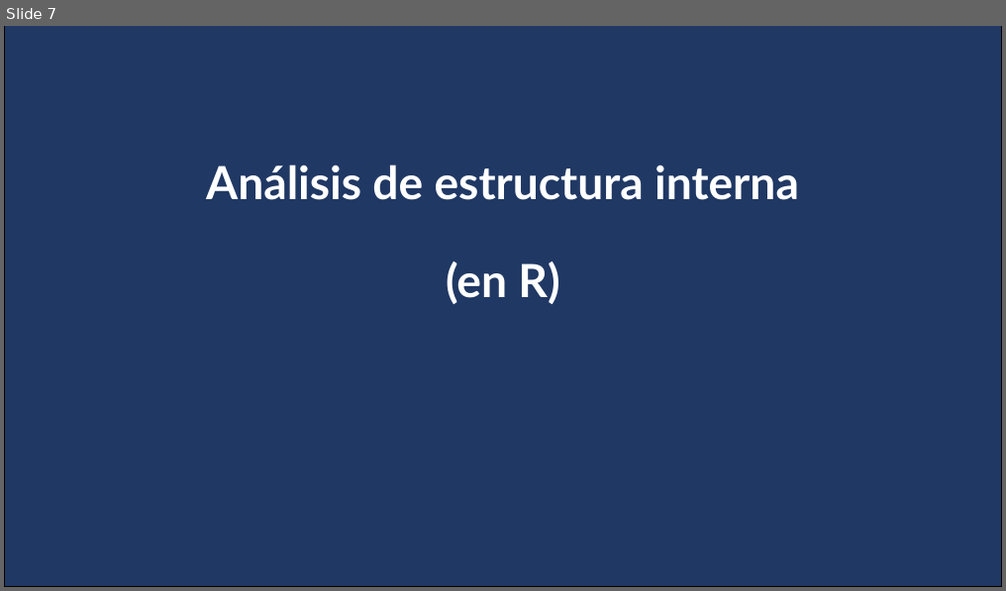
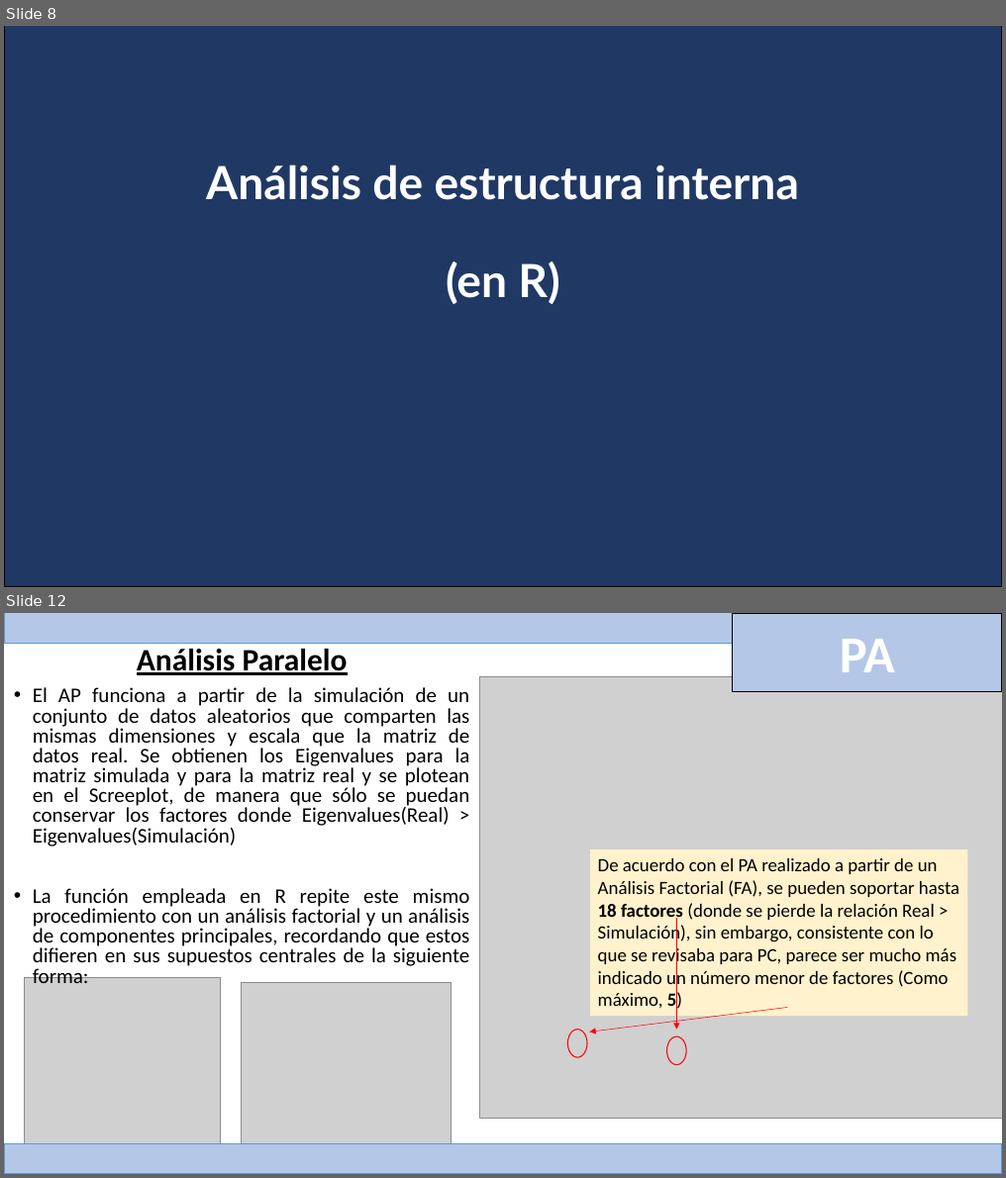
Before and after one commit to Adrifelcha/afchavez-019, a slide deck: RIMEDIE/Mat09_2015/Assessing the Model/Reporte_Resumen_Indices_TCT_AFC_AFE_MAT09.pptx. Shown one above the other, each under a label of ours: slide 7 before the commit, slides 8 and 12 after it; the slides between them are not shown. The pictures are 1006x591 and 1006x1178 pixels, drawn with LibreOffice and Linux fonts; fonts in the diff are those of the drawing; grey boxes stand for pictures. Boxes give left, top, right and bottom in pixels: in the first picture for what was removed or moved away, otherwise in the second. Text is boxed around its words. In the diff, an @@ line names an element or a change of style, - is before the commit and + after.

```diff
--- a/RIMEDIE/Mat09_2015/Assessing the Model/Reporte_Resumen_Indices_TCT_AFC_AFE_MAT09.pptx
+++ b/RIMEDIE/Mat09_2015/Assessing the Model/Reporte_Resumen_Indices_TCT_AFC_AFE_MAT09.pptx
@@ slide 12 added at [4, 613, 1002, 1174], background #FFFFFF @@
@@ rectangle added at [4, 613, 1002, 643], fill #B4C7E7, outline #5B9BD5 1 pt @@
@@ rectangle added at [733, 613, 1002, 691], fill #B4C7E7, outline #000000 1 pt, 50 pt, text #FFFFFF, bold @@
+PA
@@ text added at [33, 649, 470, 983], 20 pt, text #000000 @@
+Análisis Paralelo
+• El AP funciona a partir de la simulación de un conjunto de datos aleatorios que comparten las mismas dimensiones y escala que la matriz de datos real. Se obtienen los Eigenvalues para la matriz simulada y para la matriz real y se plotean en el Screeplot, de manera que sólo se puedan conservar los factores donde Eigenvalues(Real) > Eigenvalues(Simulación)
+• La función empleada en R repite este mismo procedimiento con un análisis factorial y un análisis de componentes principales, recordando que estos difieren en sus supuestos centrales de la siguiente forma:
@@ picture added at [480, 676, 1002, 1119] @@
@@ rectangle added at [590, 850, 967, 1016], fill #FFF2CC, 18 pt, text #000000 @@
+De acuerdo con el PA realizado a partir de un Análisis Factorial (FA), se pueden soportar hasta 18 factores (donde se pierde la relación Real > Simulación), sin embargo, consistente con lo que se revisaba para PC, parece ser mucho más indicado un número menor de factores (Como máximo, 5)
@@ arrow added from (677, 918) to (677, 1029), #FF0000 0.5 pt @@
@@ picture added at [24, 977, 221, 1151] @@
@@ picture added at [242, 983, 451, 1149] @@
@@ arrow added from (788, 1008) to (589, 1032), #FF0000 0.5 pt @@
@@ ellipse added at [567, 1029, 587, 1058], outline #FF0000 1 pt @@
@@ ellipse added at [667, 1037, 687, 1065], outline #FF0000 1 pt @@
@@ rectangle added at [4, 1145, 1002, 1174], fill #B4C7E7, outline #5B9BD5 1 pt @@
@@ what was slide 7 is now slide 8 @@
```
Also in this commit, not shown: 1 slide changed, 12 other slides added, 4 slides removed, 4 other files.
